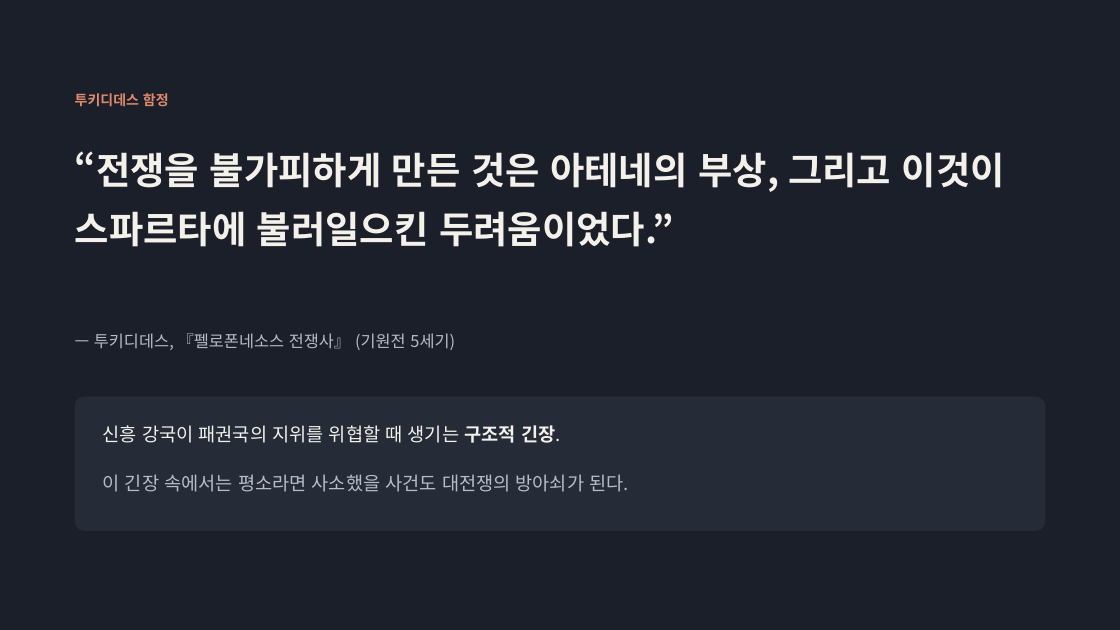
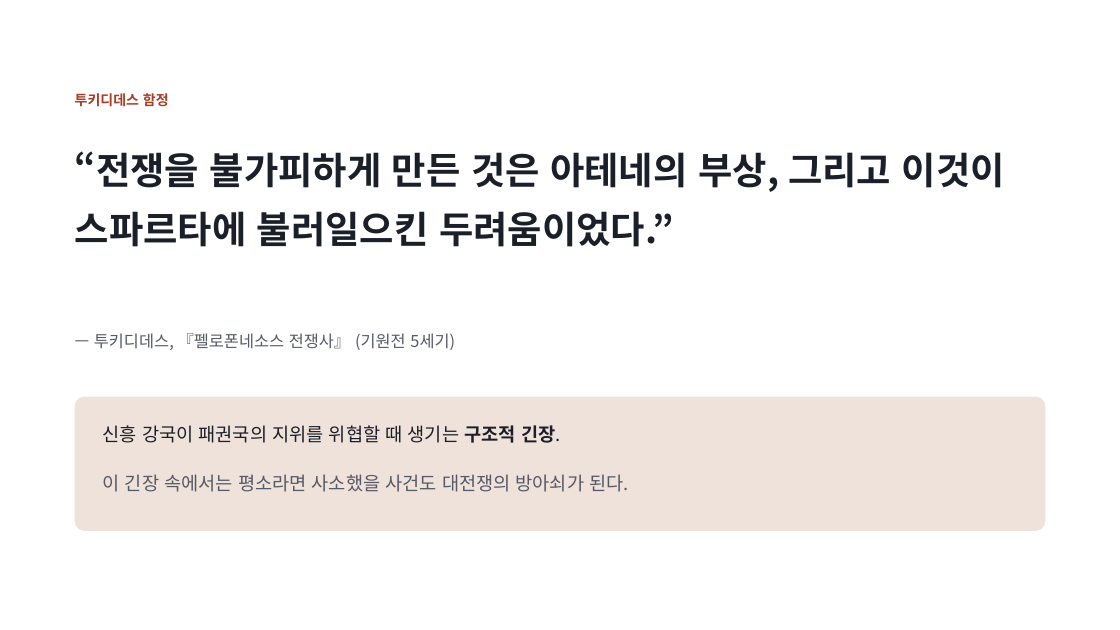
Before and after one commit to hpark1947/Politics, a slide deck: slide 4 of 발표자료/예정된 전쟁.pptx. Drawn at 1120x630 pixels with LibreOffice and Linux fonts; fonts in the diff are those of the drawing. Boxes give left, top, right and bottom in pixels: in the first picture for what was removed or moved away, otherwise in the second. Text is boxed around its words. In the diff, an @@ line names an element or a change of style, - is before the commit and + after.

```diff
--- a/발표자료/예정된 전쟁.pptx
+++ b/발표자료/예정된 전쟁.pptx
@@ background #1B1F2A to #FFFFFF @@
@@ text "투키디데스 함정" at bbox=[75, 93, 169, 107]: text colour #E08A6B to #A63D24 @@
@@ text "“전쟁을 불가피하게 만든 것은 아테네의 ..." at bbox=[75, 151, 1005, 247]: text colour #F4F1EA to #1B1F2A @@
@@ text "— 투키디데스, 『펠로폰네소스 전쟁사』 (기원전 ..." at bbox=[94, 333, 455, 350]: text colour #B9BCC6 to #555A66 @@
@@ rounded rectangle at bbox=[75, 397, 1046, 531]: fill #262B38 to #EFE2DA @@
@@ text "신흥 강국이 패권국의 지위를 위협할 ..." at bbox=[103, 425, 561, 443]: text colour #F4F1EA to #1B1F2A @@
@@ text "이 긴장 속에서는 평소라면 사소했을 ..." at bbox=[103, 474, 629, 492]: text colour #B9BCC6 to #555A66 @@
```
Also in this commit, not shown: 19 other slides changed.
